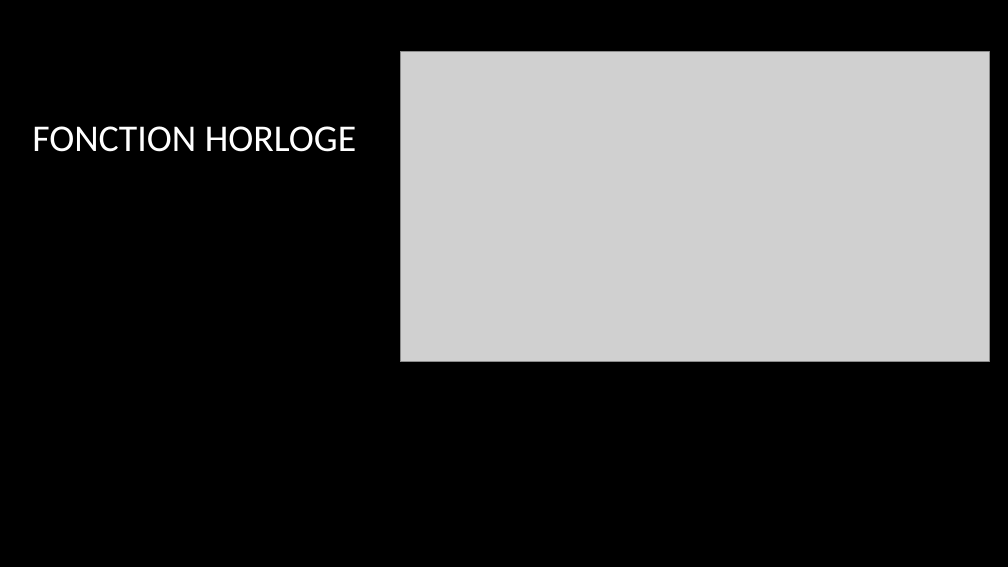
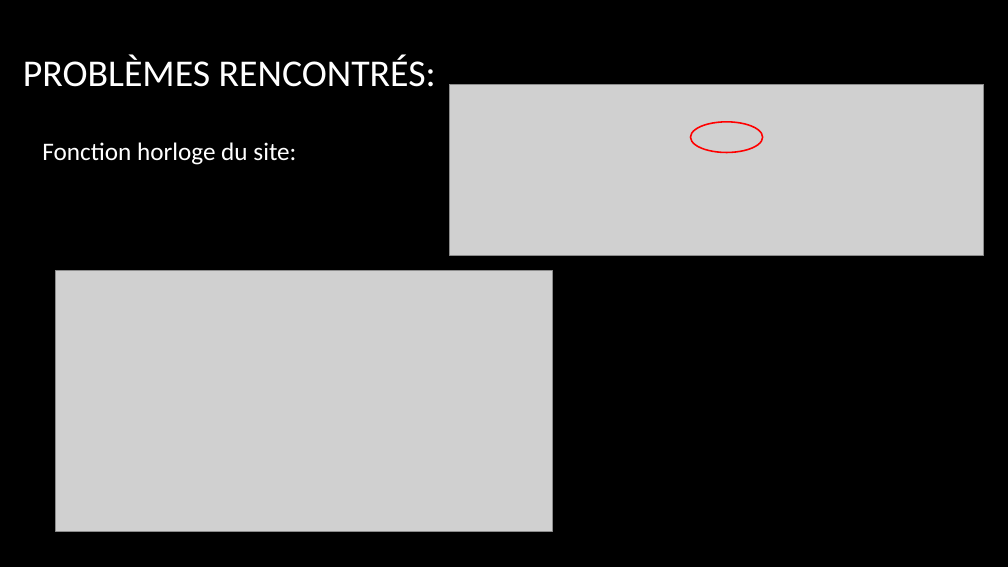
Before and after one commit to izio38/ISN, a slide deck: slide 6 of Présentation_Sonagets_Chabrol.pptx (slide 4 before the commit). Drawn at 1008x567 pixels with LibreOffice and Linux fonts; fonts in the diff are those of the drawing; grey boxes stand for pictures; background and template pictures are left out. Boxes give left, top, right and bottom in pixels: in the first picture for what was removed or moved away, otherwise in the second. Text is boxed around its words. In the diff, an @@ line names an element or a change of style, - is before the commit and + after.

```diff
--- a/Présentation_Sonagets_Chabrol.pptx
+++ b/Présentation_Sonagets_Chabrol.pptx
@@ title added at (x1=23, y1=55, x2=436, y2=87), 36 pt, text #FFFFFF @@
+PROBLÈMES RENCONTRÉS:
@@ picture added at (x1=450, y1=84, x2=984, y2=256) @@
@@ text "Fonction horloge du site:" at (x1=42, y1=142, x2=296, y2=165): vertical alignment middle to top @@
@@ text at (x1=42, y1=142, x2=296, y2=165): text changed; size 36 to 24 pt @@
-FONCTION HORLOGE
+Fonction horloge du site:
@@ ellipse added at (x1=690, y1=122, x2=762, y2=153), outline #FF0000 1.5 pt @@
@@ picture resized from (x1=400, y1=51, x2=989, y2=361) to (x1=56, y1=271, x2=553, y2=532) @@
```
Also in this commit, not shown: 6 other slides changed, 2 slides added, 1 other file.
